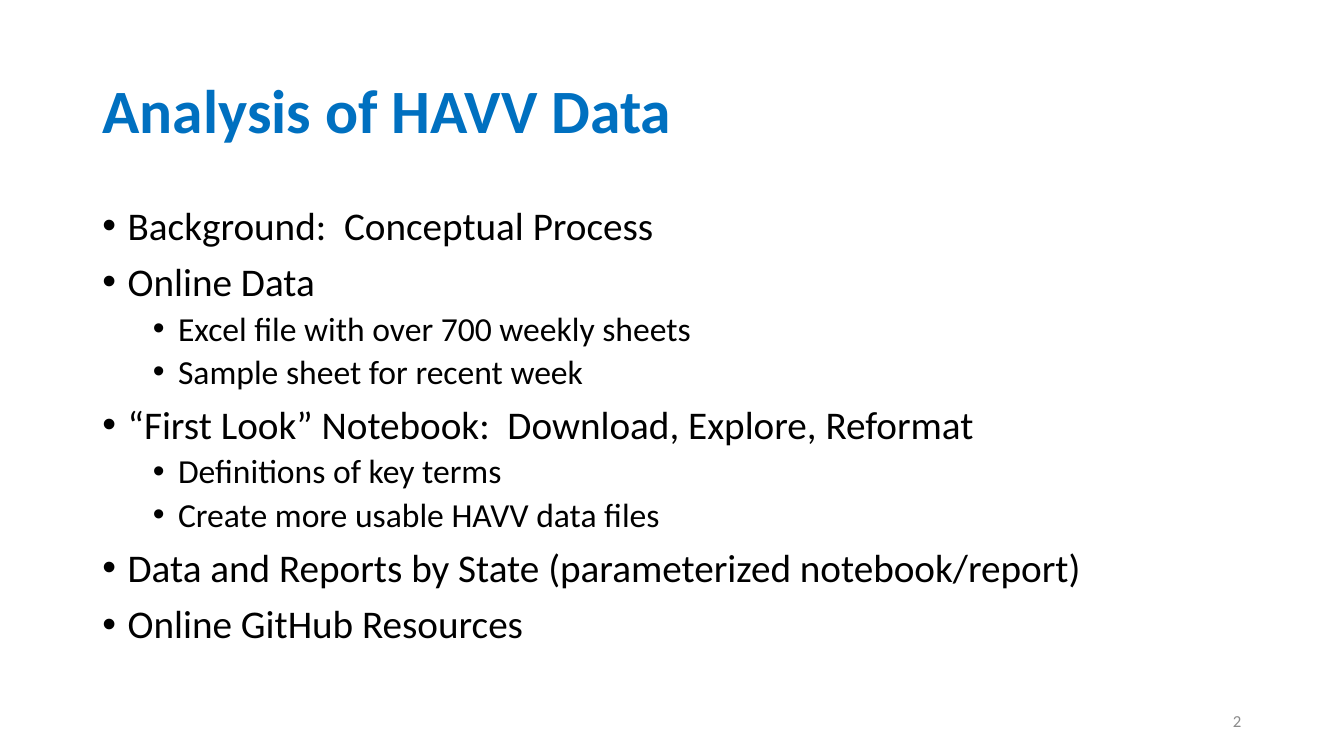
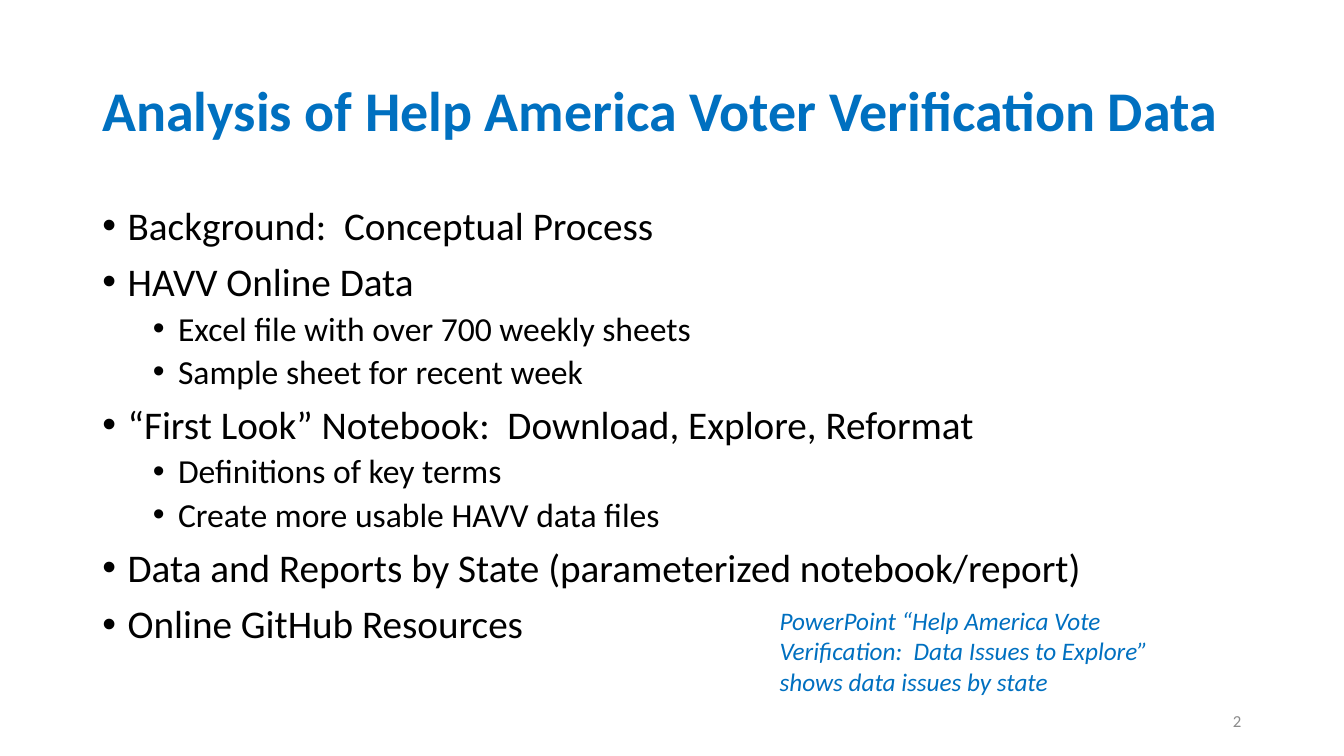
Before and after one commit to EarlGlynn/HAVV-analysis, a slide deck: slide 2 of HAVV-Analysis-2024-07-23.pptx. Drawn at 1344x756 pixels with LibreOffice and Linux fonts; fonts in the diff are those of the drawing. Boxes give left, top, right and bottom in pixels: in the first picture for what was removed or moved away, otherwise in the second. Text is boxed around its words. In the diff, an @@ line names an element or a change of style, - is before the commit and + after.

Commit message:
Update PowerPoints

```diff
--- a/HAVV-Analysis-2024-07-23.pptx
+++ b/HAVV-Analysis-2024-07-23.pptx
@@ title at (x1=102, y1=91, x2=1217, y2=140): text changed; size 44 to 40 pt @@
-Analysis of HAVV Data
+Analysis of Help America Voter Verification Data
@@ text at (x1=128, y1=268, x2=414, y2=297): text changed @@
-• Online Data
+• HAVV Online Data
@@ text added at (x1=780, y1=612, x2=1148, y2=695), 18 pt, text #0070C0, italic @@
+PowerPoint “Help America Vote Verification: Data Issues to Explore” shows data issues by state
```
Also in this commit, not shown: 8 other slides changed, 1 other file.
